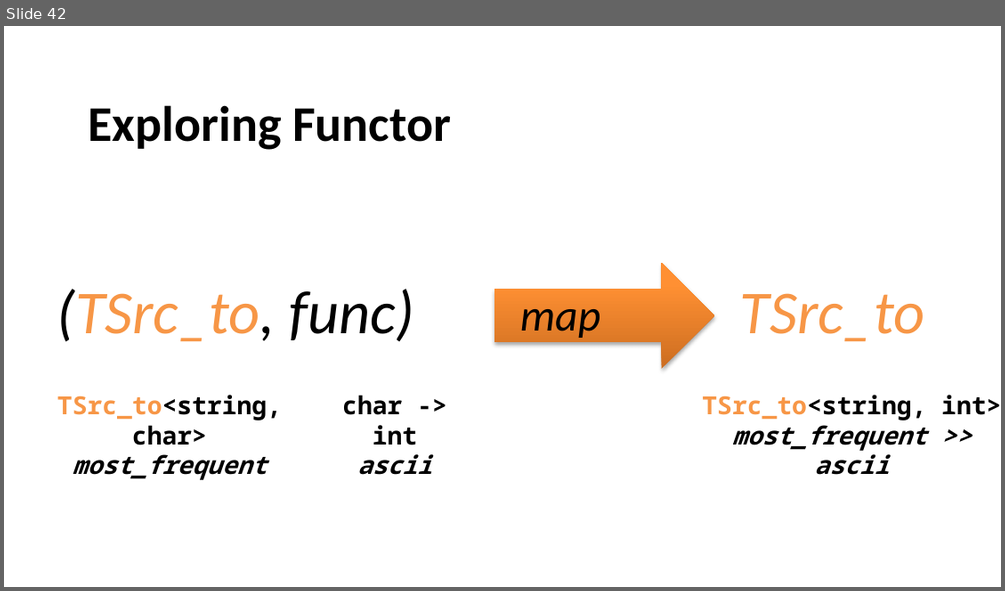
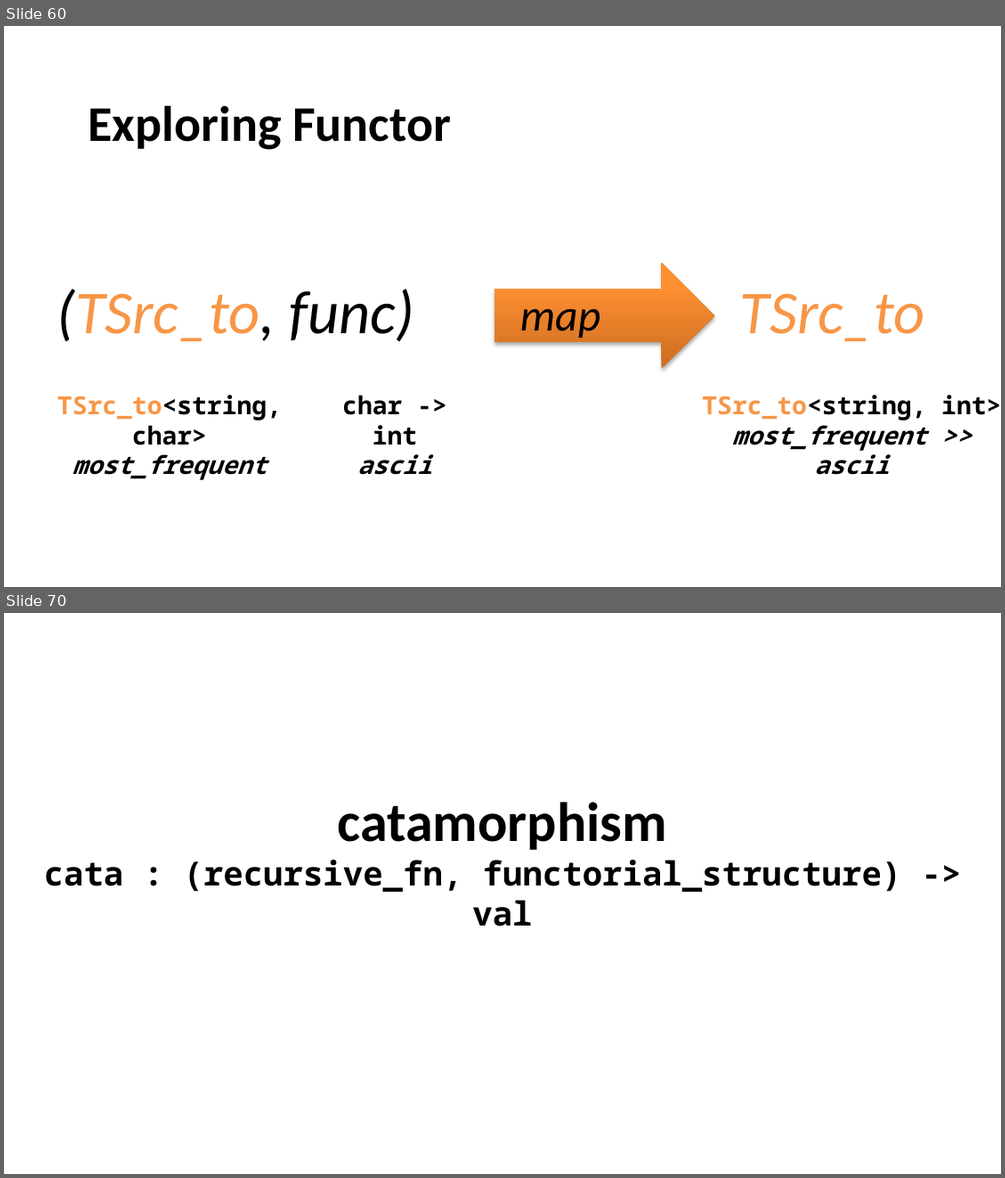
Before and after one commit to itowlson/zygo, a slide deck: How I learned to stop worrying and love the zygohistomorphic prepromorphism.pptx. Shown one above the other, each under a label of ours: slide 42 before the commit, slides 60 and 70 after it; the slides between them are not shown. The pictures are 1005x591 and 1005x1178 pixels, drawn with LibreOffice and Linux fonts; fonts in the diff are those of the drawing. Boxes give left, top, right and bottom in pixels: in the first picture for what was removed or moved away, otherwise in the second. Text is boxed around its words. In the diff, an @@ line names an element or a change of style, - is before the commit and + after.

```diff
--- a/How I learned to stop worrying and love the zygohistomorphic prepromorphism.pptx
+++ b/How I learned to stop worrying and love the zygohistomorphic prepromorphism.pptx
@@ slide 70 added at (4, 613, 1001, 1174), background #FFFFFF @@
@@ text added at (44, 802, 902, 926), 24 pt, text #000000, bold @@
+catamorphism
+cata : (recursive_fn, functorial_structure) -> val
@@ what was slide 42 is now slide 60 @@
```
Also in this commit, not shown: 3 slides changed, 32 other slides added, 1 slide removed.
